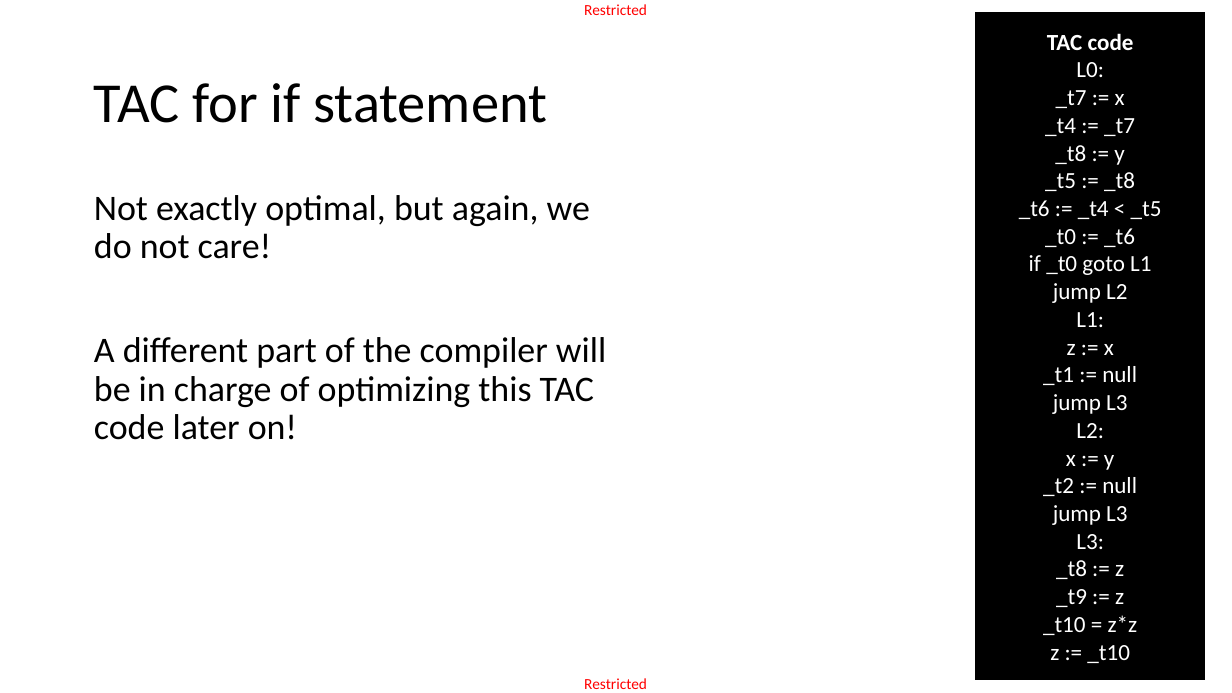
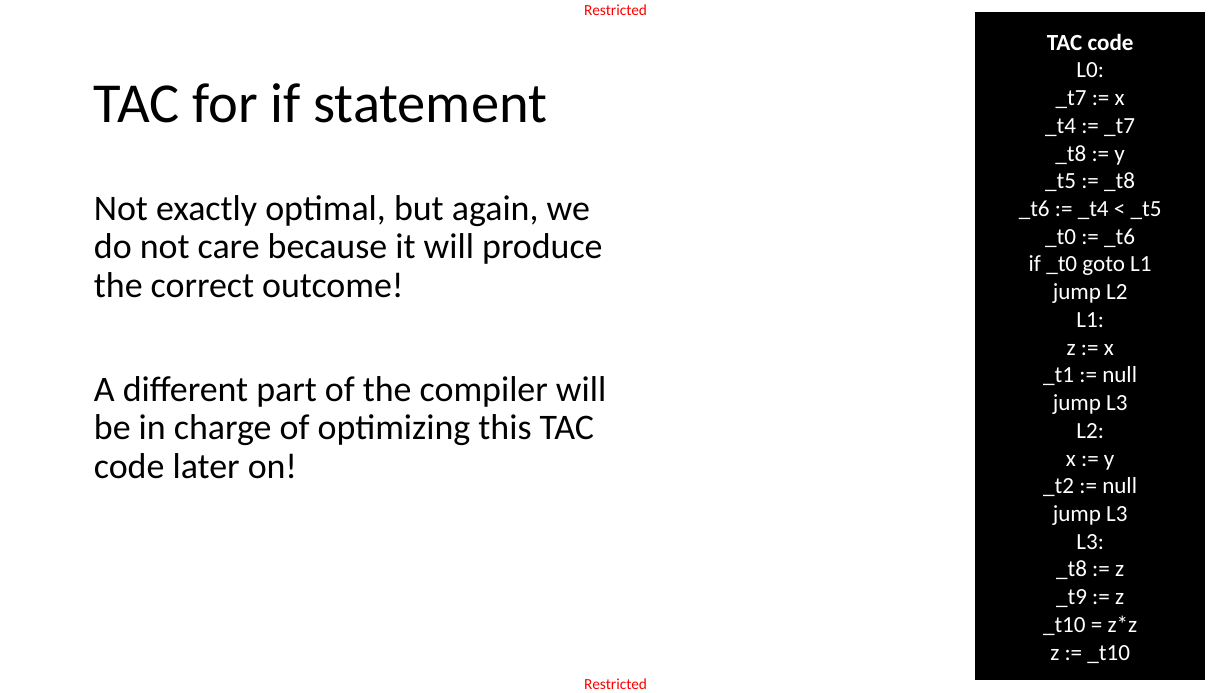
Before and after one commit to matthieudemari/SUTD_PLC_50_051, a slide deck: slide 84 of W12/W12S1 - IR Optim Mid/Bonus slides/W11S3_Bonus.pptx (slide 85 before the commit). Drawn at 1232x693 pixels with LibreOffice and Linux fonts; fonts in the diff are those of the drawing. Boxes give left, top, right and bottom in pixels: in the first picture for what was removed or moved away, otherwise in the second. Text is boxed around its words. In the diff, an @@ line names an element or a change of style, - is before the commit and + after.

```diff
--- a/W12/W12S1 - IR Optim Mid/Bonus slides/W11S3_Bonus.pptx
+++ b/W12/W12S1 - IR Optim Mid/Bonus slides/W11S3_Bonus.pptx
@@ text at [94,195,602,298]: text changed @@
-Not exactly optimal, but again, we do not care!
+Not exactly optimal, but again, we do not care because it will produce the correct outcome!
```
Also in this commit, not shown: 6 other slides changed, 1 slide removed, 22 other files.
